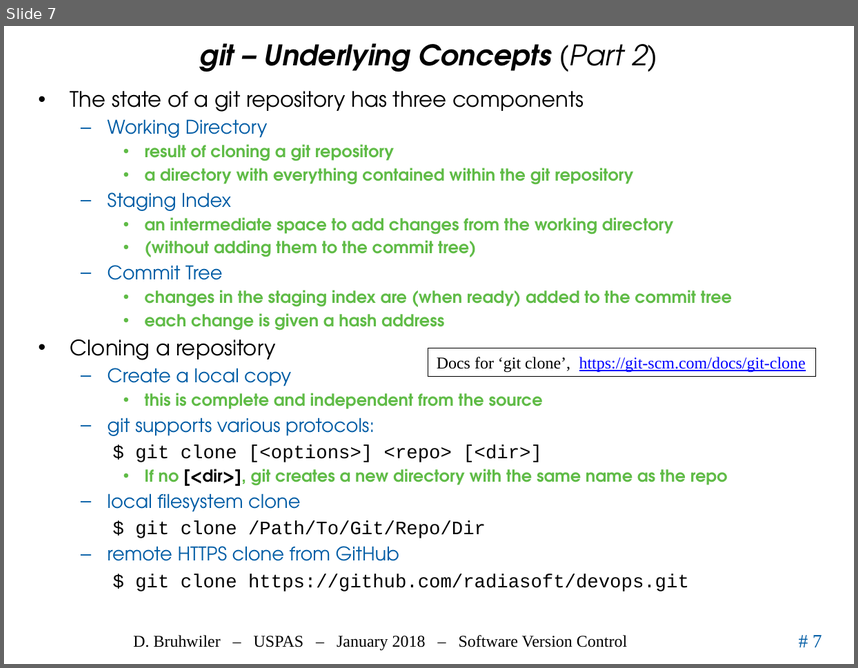
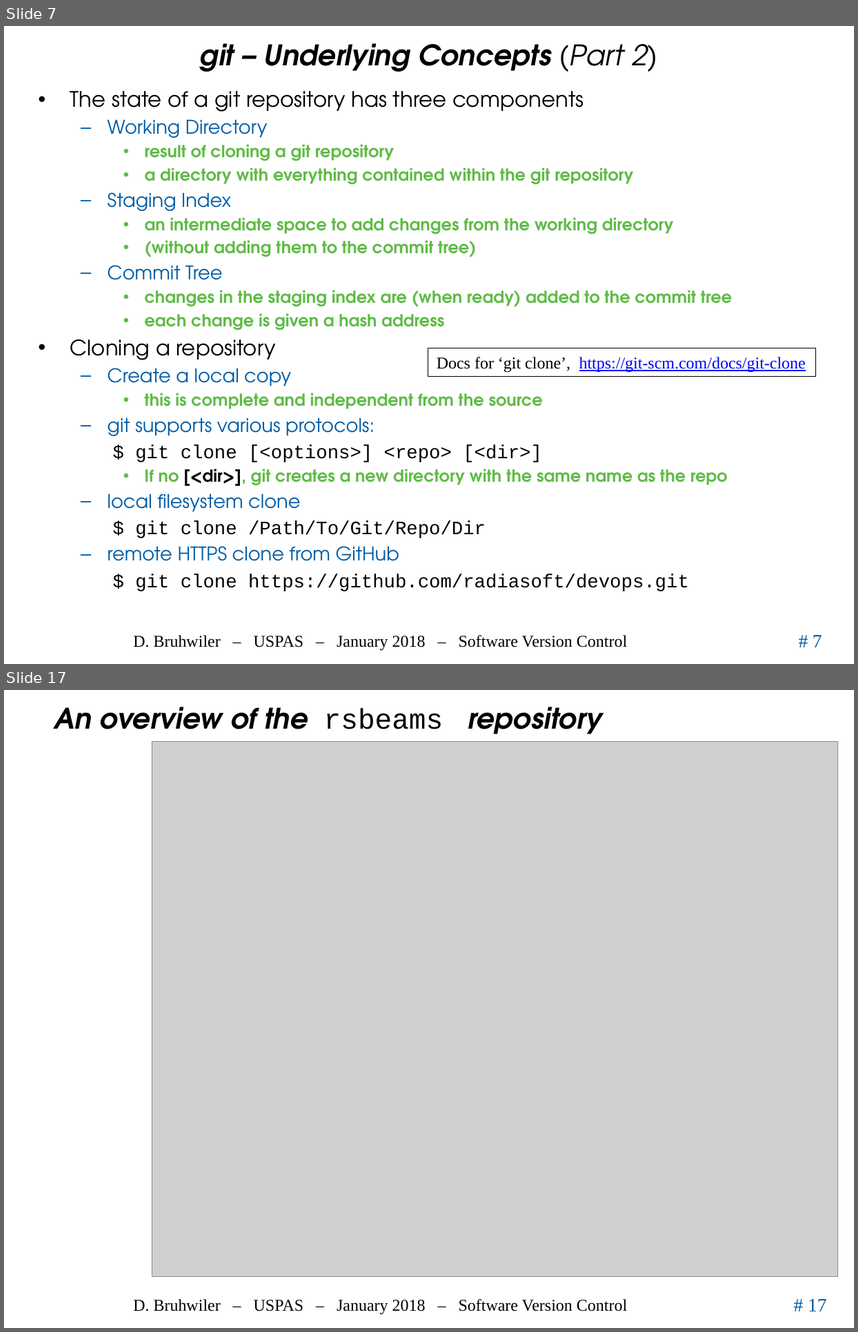
Before and after one commit to uspas/simbeamplasma18, a slide deck: software_version_control/02_VersionCont.pptx. Shown one above the other, each under a label of ours: slide 7 before the commit, slides 7 and 17 after it; the slides between them are not shown. The pictures are 858x668 and 858x1332 pixels, drawn with LibreOffice and Linux fonts; fonts in the diff are those of the drawing; grey boxes stand for pictures; background and template pictures are left out. Boxes give left, top, right and bottom in pixels: in the first picture for what was removed or moved away, otherwise in the second. Text is boxed around its words. In the diff, an @@ line names an element or a change of style, - is before the commit and + after.

```diff
--- a/software_version_control/02_VersionCont.pptx
+++ b/software_version_control/02_VersionCont.pptx
@@ slide 17 added at [4,690,854,1328], background #FFFFFF; not listed: 3 template elements that a slide beside it also shows @@
@@ title added at [54,707,602,734], 24 pt, text #000000, bold, italic @@
+An overview of the rsbeams repository
@@ picture added at [152,742,838,1276] @@
```
Also in this commit, not shown: 6 slides changed, 6 other slides added, 2 slides removed, 2 other files.
